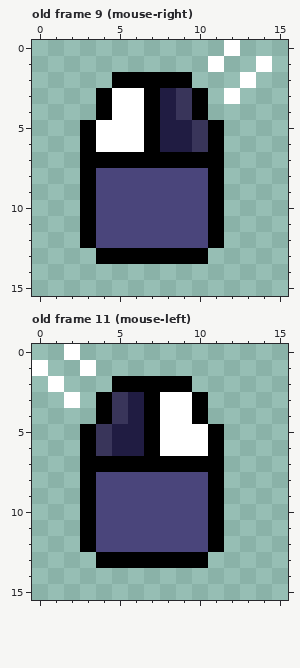
One commit to this pixel-art file: Amano/Assets/Objects/Sprites/interact_button_sprite.aseprite. Above: the version before the commit.
16x16 pixels, 14 frames. Shown: old frame 9 (mouse-right), old frame 11 (mouse-left). The commit also changed other frames, which this record leaves out.
And afterwards:
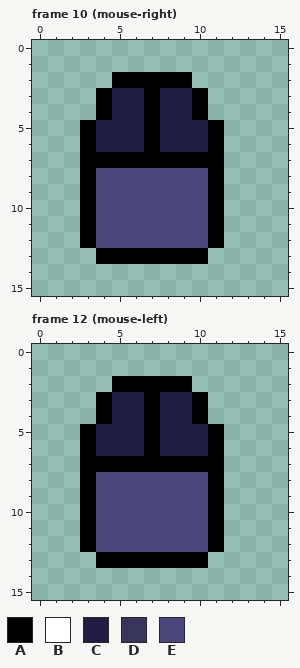
Palette (. is transparent): A #000000  B #ffffff  C #201c42  D #39355a  E #4a457b
Log entry: Make Button Instructions more clearer & Fix some tiles in Room 11
Difference:
frames 14 -> 16
Changed rows in their new state; - is an unchanged pixel.
Frame 10 (mouse-right) against old frame 9 (mouse-right):
first column x 4:
 0 --------.--
 1 -------.--.
 2 ---------.-
 3 -CC--C--.--
 4 -CC--C-----
 5 CCC---C----
 6 CCC---C----
Frame 12 (mouse-left) against old frame 11 (mouse-left):
first column x 0:
 0 --.--------
 1 .--.-------
 2 -.---------
 3 --.--C--CC-
 4 -----C--CC-
 5 ----C---CCC
 6 ----C---CCC
